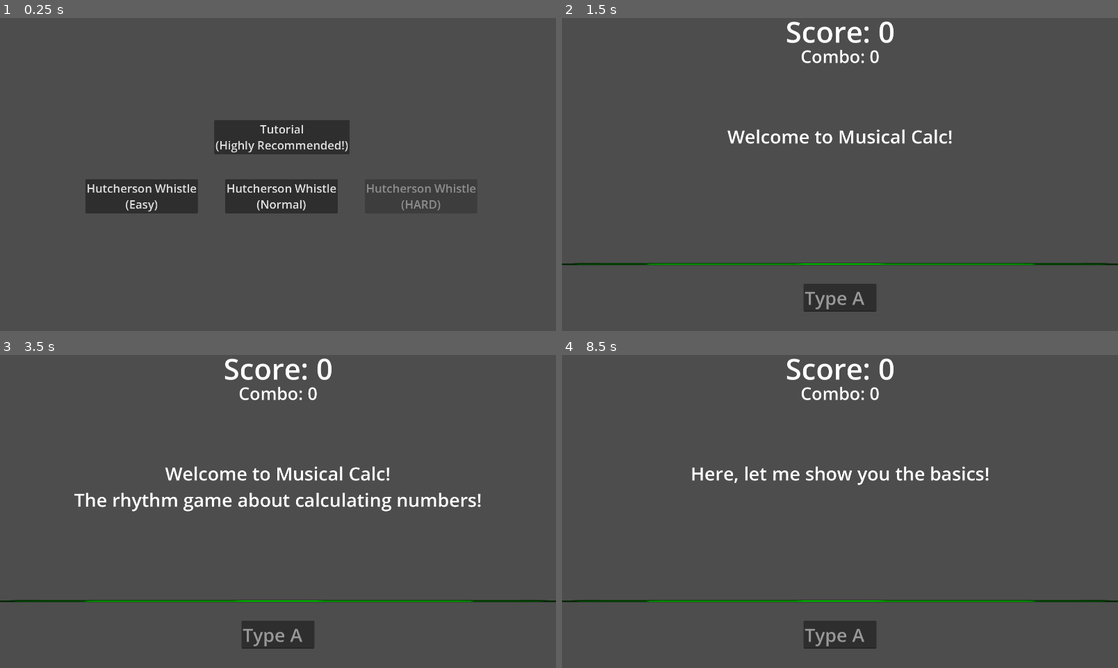
Above: before the commit, frames 1-4 (two rows, left to right).
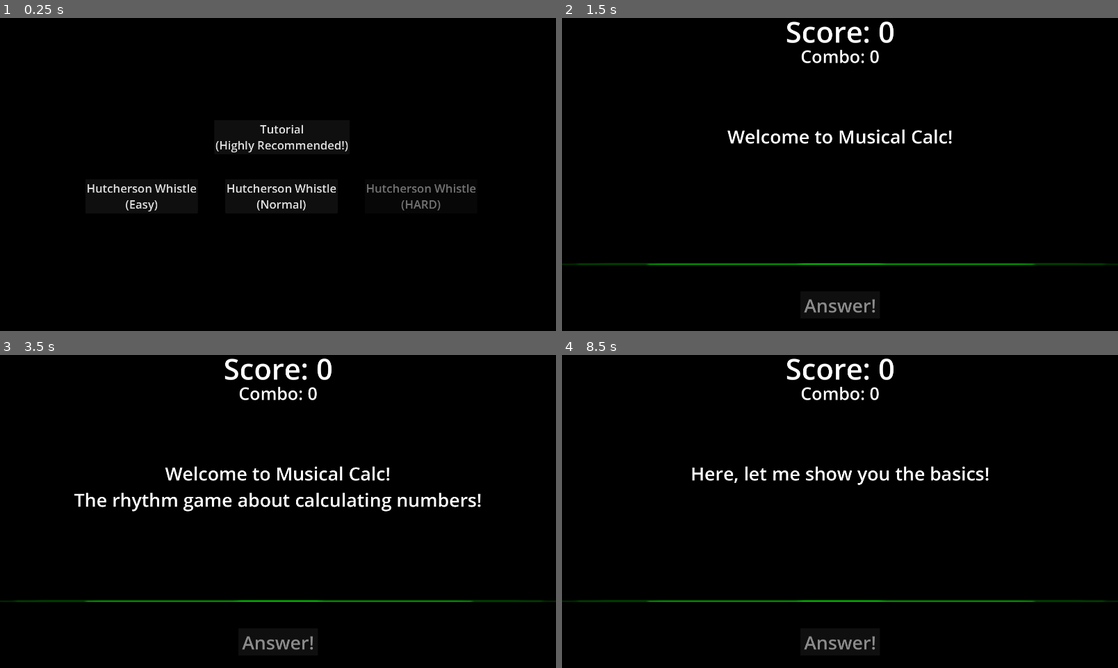
Above: after the commit, the same moments.

Repository: HelloIsReal/Musical-Calc
Game: Godot game, scene res://scenes/songSelector.tscn
Same seed, same stepped clock (60 frames per second), same inputs: the game is played once before the commit and once after it. The engine's default icon, where the game draws it, is replaced by a stand-in: a white triangle on a blue panel in a dark square.
Inputs (mouse positions are in pixels of both pictures, inside the frame that each line leads up to):
- Up to frame 1 (0.25 s): no input
- Up to frame 2 (1.5 s): click "Tutorial (Highly Recommended!)" at 0.5 s; tap Enter at 1.25 s; move the mouse to (962, 158) at 1.27 s; hold Right from 1.28 s (still down); tap Alt at 1.35 s; click (962, 158) at 1.42 s
- Up to frame 3 (3.5 s): tap Space at 2 s; move the mouse to (166, 527) at 2.02 s; release Right at 2.03 s; hold Down 2.03-2.78 s; tap Shift at 2.1 s; tap Enter at 2.75 s; move the mouse to (333, 442) at 2.77 s; hold Right from 2.78 s (still down); tap Alt at 2.85 s
- Up to frame 4 (8.5 s): move the mouse to (812, 574) at 3.52 s; release Right at 3.53 s; hold Up 3.53-4.28 s; tap Shift every 1.5 s from 3.6 to 8.1 s; click (812, 574) at 3.67 s; tap Space at 4.25, 5.75 s; move the mouse to (1006, 558) at 4.27 s; hold Left 4.28-5.78 s; tap Alt at 4.35, 5.85, 7.35 s; tap Enter at 5 s; move the mouse to (673, 464) at 5.02 s; move the mouse to (867, 511) at 5.77 s; hold Down 5.78-6.53 s; click (867, 511) at 5.92 s; move the mouse to (756, 433) at 6.52 s; hold Right 6.53-7.28 s; move the mouse to (962, 495) at 7.27 s; hold Up 7.28-8.03 s; move the mouse to (728, 527) at 8.02 s; hold Right from 8.03 s (still down); click (728, 527) at 8.17 s

The runs differ from the first frame. In frame 1, 99% of the frame differs, in the area x 0-100%, y 0-100%; in frame 2, 98%; in frame 3, 97%; in frame 4, 98%.

Commit message:
added black background, adjusted text box

Diff:
--- a/scenes/main.tscn
+++ b/scenes/main.tscn
@@ -9,8 +9,16 @@
 [sub_resource type="RectangleShape2D" id="RectangleShape2D_o5qli"]
 size = Vector2(877.07043, 67.8569)
 
-[node name="Node2D" type="Node2D" unique_id=819954149]
+[node name="main" type="Node2D" unique_id=819954149]
 script = ExtResource("1_0wfyh")
+
+[node name="ColorRect" type="ColorRect" parent="." unique_id=62804197]
+z_index = -1000
+offset_left = -1077.0
+offset_top = -610.0
+offset_right = 1068.0
+offset_bottom = 621.0
+color = Color(0, 0, 0, 1)
 
 [node name="passDetector" type="Area2D" parent="." unique_id=598278568 groups=["passDetector"]]
 position = Vector2(0, 316)
@@ -37,19 +45,20 @@
 [node name="Camera2D" type="Camera2D" parent="." unique_id=980164446]
 
 [node name="answer" type="LineEdit" parent="." unique_id=671266058]
-anchors_preset = 8
+anchors_preset = 7
 anchor_left = 0.5
-anchor_top = 0.5
+anchor_top = 1.0
 anchor_right = 0.5
-anchor_bottom = 0.5
-offset_left = -126.0
-offset_top = 377.0
-offset_right = 126.0
-offset_bottom = 473.0
+anchor_bottom = 1.0
+offset_left = -137.5
+offset_top = 403.0
+offset_right = 137.5
+offset_bottom = 499.0
 grow_horizontal = 2
-grow_vertical = 2
+grow_vertical = 0
 theme_override_font_sizes/font_size = 64
-placeholder_text = "Type Answer Here!"
+placeholder_text = "Answer!"
+alignment = 1
 
 [node name="songs" type="Node2D" parent="." unique_id=487145537]
 
--- a/scenes/songSelector.tscn
+++ b/scenes/songSelector.tscn
@@ -4,6 +4,14 @@
 
 [node name="SongSelector" type="Node2D" unique_id=1878265030]
 script = ExtResource("1_m6nl3")
+
+[node name="ColorRect" type="ColorRect" parent="." unique_id=1904862081]
+z_index = -1000
+offset_left = -1077.0
+offset_top = -610.0
+offset_right = 1068.0
+offset_bottom = 621.0
+color = Color(0, 0, 0, 1)
 
 [node name="tutorialButton" type="Button" parent="." unique_id=1282955527]
 offset_left = -220.0
